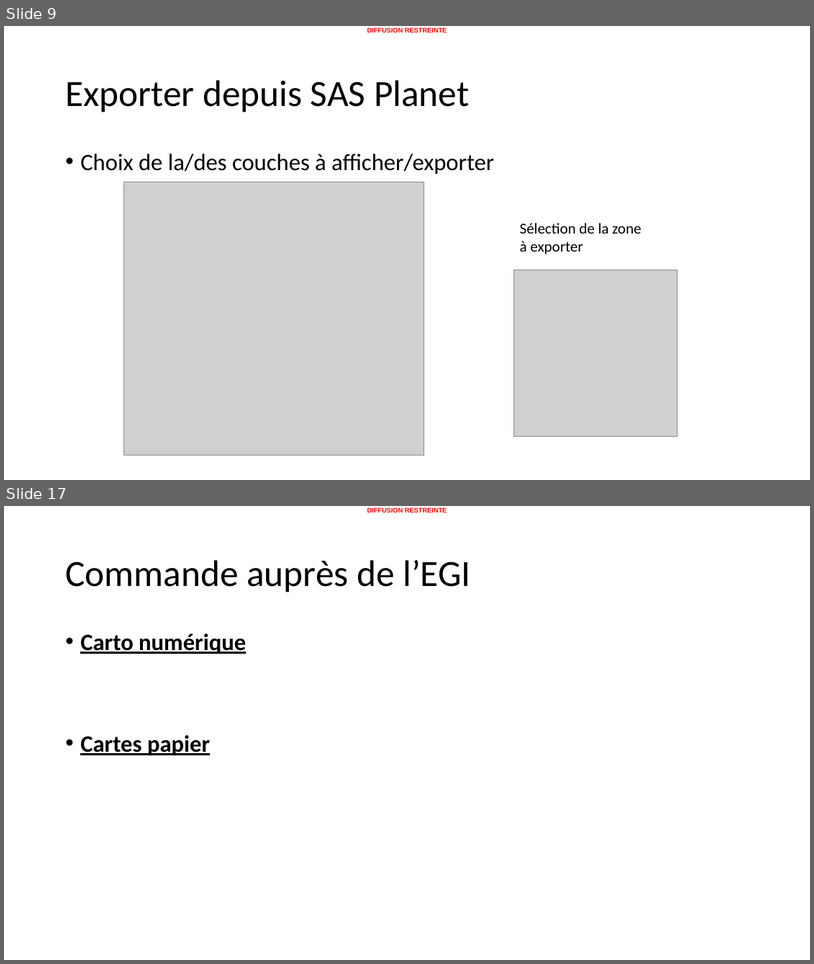
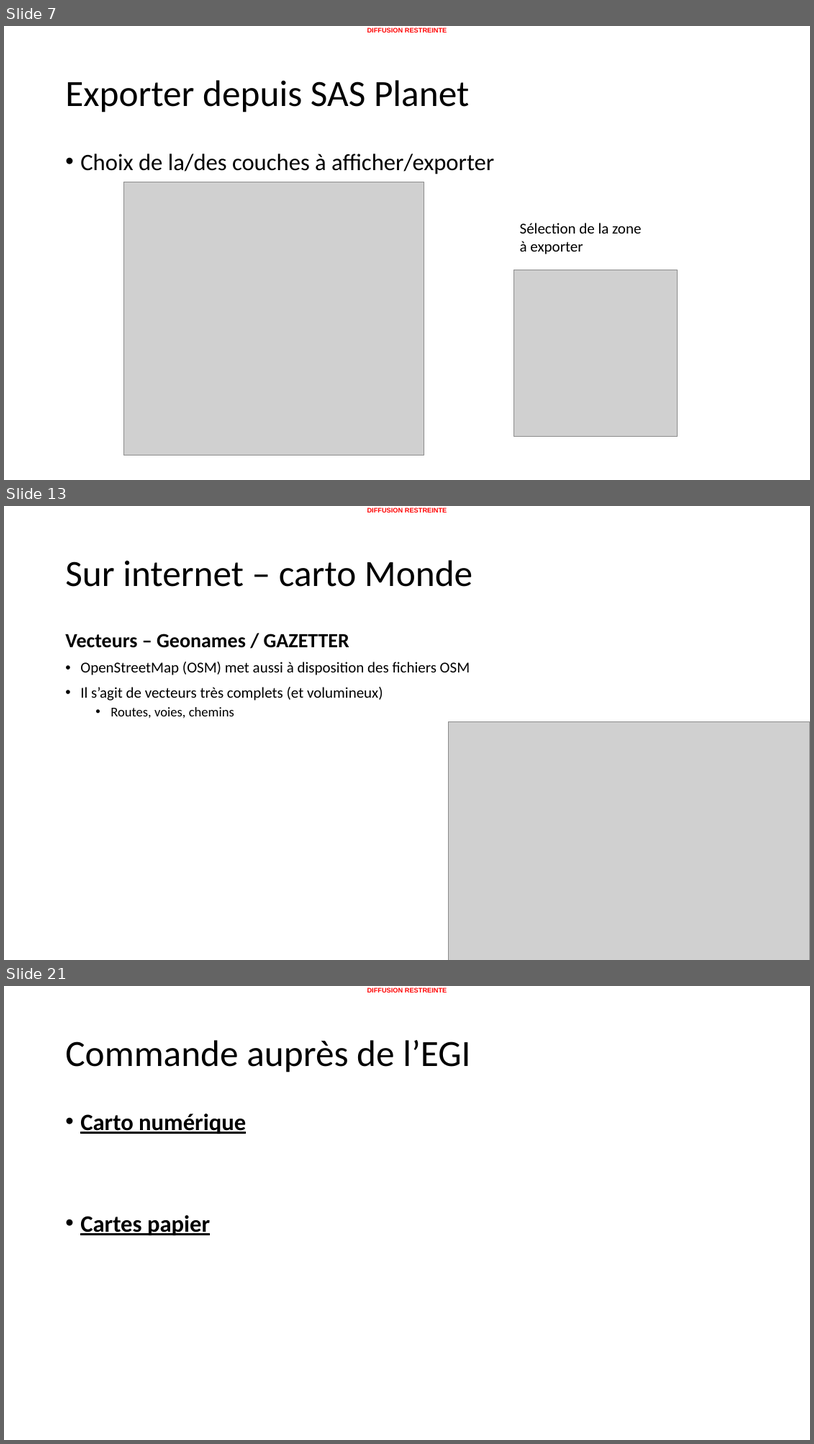
Before and after one commit to 20100dbg/OutilsGeo, a slide deck: cours/Guide - obtenir des cartes.pptx. Shown one above the other, each under a label of ours: slides 9 and 17 before the commit, slides 7, 13 and 21 after it; the slides between them are not shown. The pictures are 814x964 and 814x1444 pixels, drawn with LibreOffice and Linux fonts; fonts in the diff are those of the drawing; grey boxes stand for pictures; background and template pictures are left out. Boxes give left, top, right and bottom in pixels: in the first picture for what was removed or moved away, otherwise in the second. Text is boxed around its words. In the diff, an @@ line names an element or a change of style, - is before the commit and + after.

```diff
--- a/cours/Guide - obtenir des cartes.pptx
+++ b/cours/Guide - obtenir des cartes.pptx
@@ slide 13 added at [4, 506, 810, 960], background #FFFFFF; not listed: 1 template element that a slide beside it also shows @@
@@ title added at [65, 560, 473, 587], 44 pt, text #000000 @@
+Sur internet – carto Monde
@@ text added at [65, 633, 470, 718], 18 pt, text #000000 @@
+Vecteurs – Geonames / GAZETTER
+• OpenStreetMap (OSM) met aussi à disposition des fichiers OSM
+• Il s’agit de vecteurs très complets (et volumineux)
+  • Routes, voies, chemins
@@ picture added at [449, 722, 810, 960] @@
@@ what was slide 9 is now slide 7 @@
@@ what was slide 17 is now slide 21 @@
```
Also in this commit, not shown: 8 slides changed, 9 other slides added, 6 slides removed, 1 other file.
